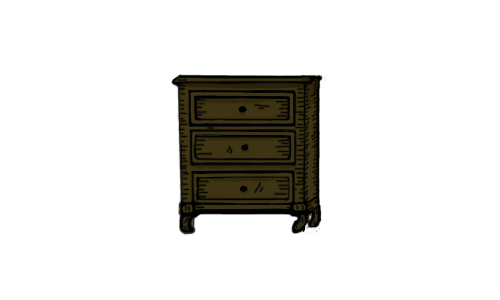
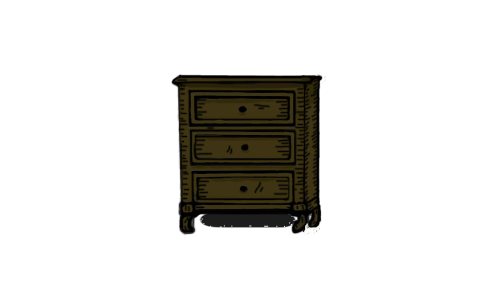
Before/after of a w=500, h=300 layered artwork. What changed in the layer stack:
renamed "çekmece" to "büyük komidin", painted on it over box(199, 213, 296, 228)
